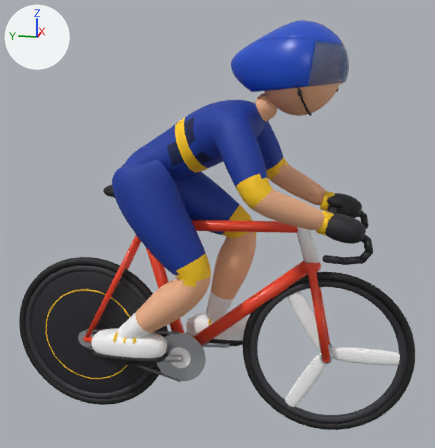
Before and after pictures for a commit that changed the Blender file game/assets/source_blender/velodrome_rider_rig.blend.
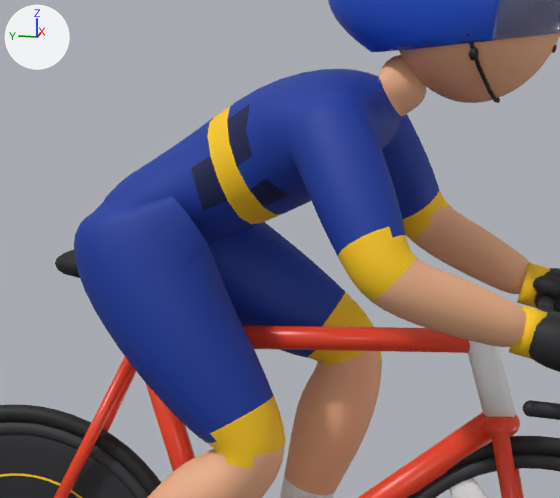
There are two pictures of each version: one whole from a camera (50 mm lens) standing at (-2.232, -0.589, 1.395) and looking at (0.02, -0.138, 0.832), one close up on the part from 18% to 78% of the width and 15% to 67% of the height. The lights are fixed; the arrows at upper left show +X, +Y and +Z. The older version's two pictures come first.

In view in the first close-up: 'Bike', 'Rider'.
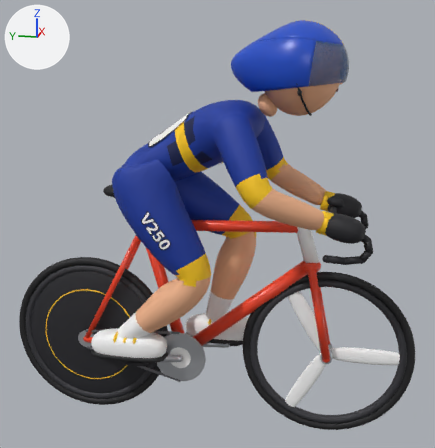
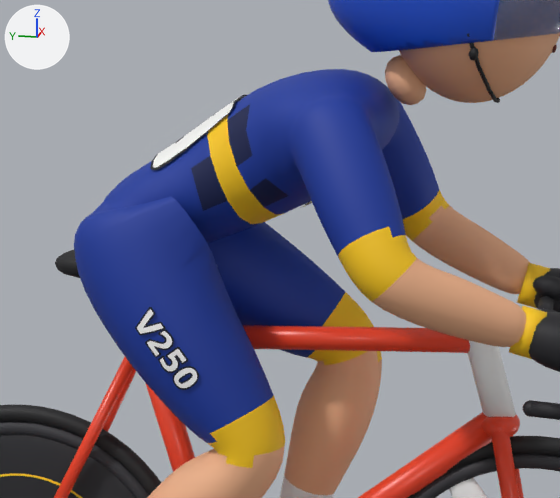
Diff of the bpy script that builds the scene:
```diff
--- a/game/assets/source_blender/velodrome_rider_rig.blend.py
+++ b/game/assets/source_blender/velodrome_rider_rig.blend.py
@@ me_rider @@
-me_rider.from_pydata(...)  # 12810 vertices, 13252 faces; spans x -0.339..0.339, y -0.692..0.353, z 0.298..1.583
+me_rider.from_pydata(...)  # 13000 vertices, 13368 faces; spans x -0.339..0.339, y -0.692..0.353, z 0.298..1.583
+# me_rider part 1: a new loose piece of 59 vertices spanning x -0.16..0.157, y -0.122..0.177, z 1.112..1.296, in mat_decal_back (picture img_decal_back_1_png)
+# me_rider part 2: a new loose piece of 45 vertices spanning x -0.224..-0.174, y -0.091..0.184, z 0.704..1.024, in mat_decal_thigh_r (picture img_decal_thigh_png)
+# me_rider part 3: 129 vertices moved from x -0.227..0.227, y -0.325..-0.161, z 1.192..1.31 to x -0.227..0.227, y -0.313..-0.161, z 1.191..1.309; 133 vertices removed from x -0.126..0.126, y -0.362..-0.283, z 1.225..1.334; 103 vertices added at x -0.128..0.128, y -0.362..-0.282, z 1.224..1.334
+# other edits to the shape of me_rider do not show in these pictures
 me_rider.materials.append(mat_accent)
@@ me_rider @@
 me_rider.materials.append(mat_sole)
+me_rider.materials.append(mat_decal_back)  # picture img_decal_back_1_png
+me_rider.materials.append(mat_decal_chest)  # picture img_decal_chest_png
+me_rider.materials.append(mat_decal_thigh_l)  # picture img_decal_thigh_png
+me_rider.materials.append(mat_decal_thigh_r)  # picture img_decal_thigh_png
+me_rider.materials.append(mat_accent_kit)  # yellow #ffcc14
+me_rider.materials.append(mat_skin_kit)  # beige #f5b88f
```

Location of each change, [x1, y1, x2, y2] in pixels of the close-ups (560 x 498 px; the box of a moved part takes in the faces that stretch with it):
part 1 of me_rider, added
    after: [151, 95, 247, 170]
part 2 of me_rider, added
    after: [135, 307, 199, 390]
part 3 of me_rider, moved or reshaped
    before: [265, 55, 427, 148]
    after: [265, 55, 426, 148]
